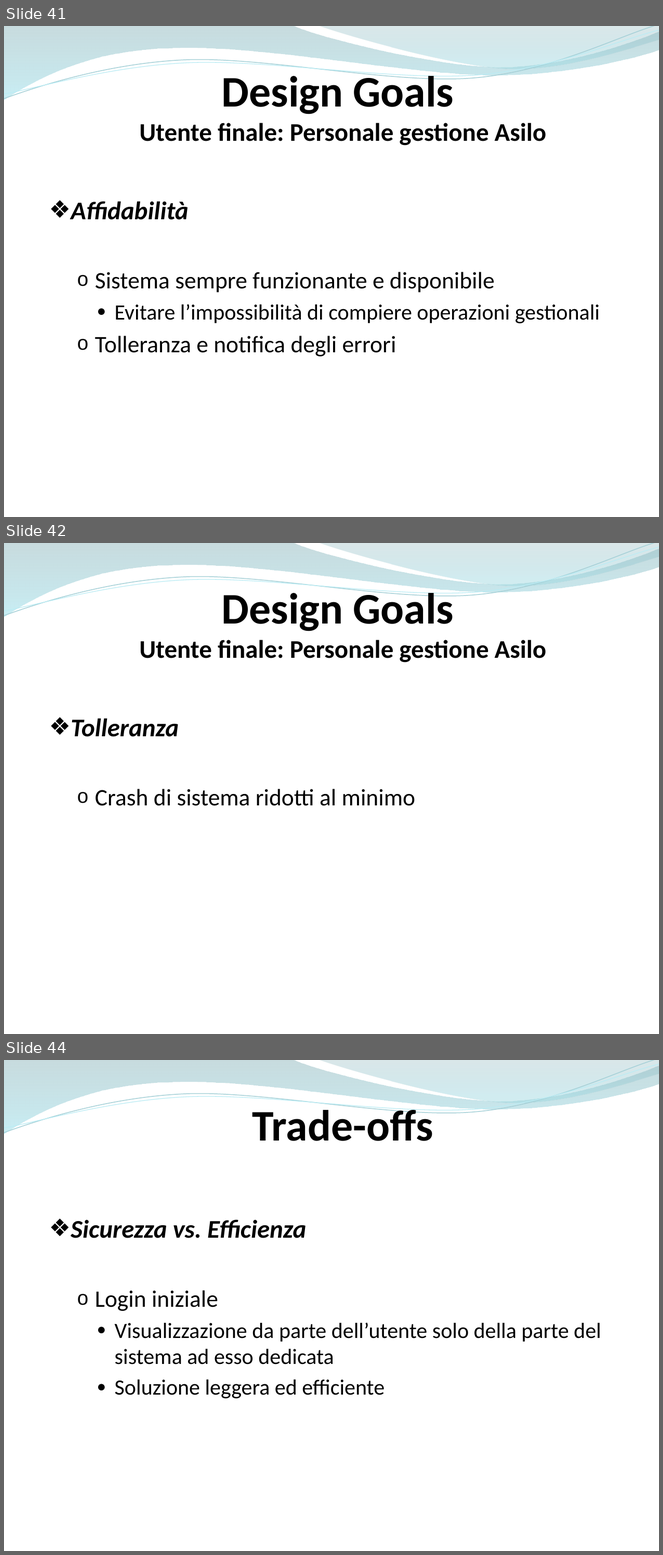
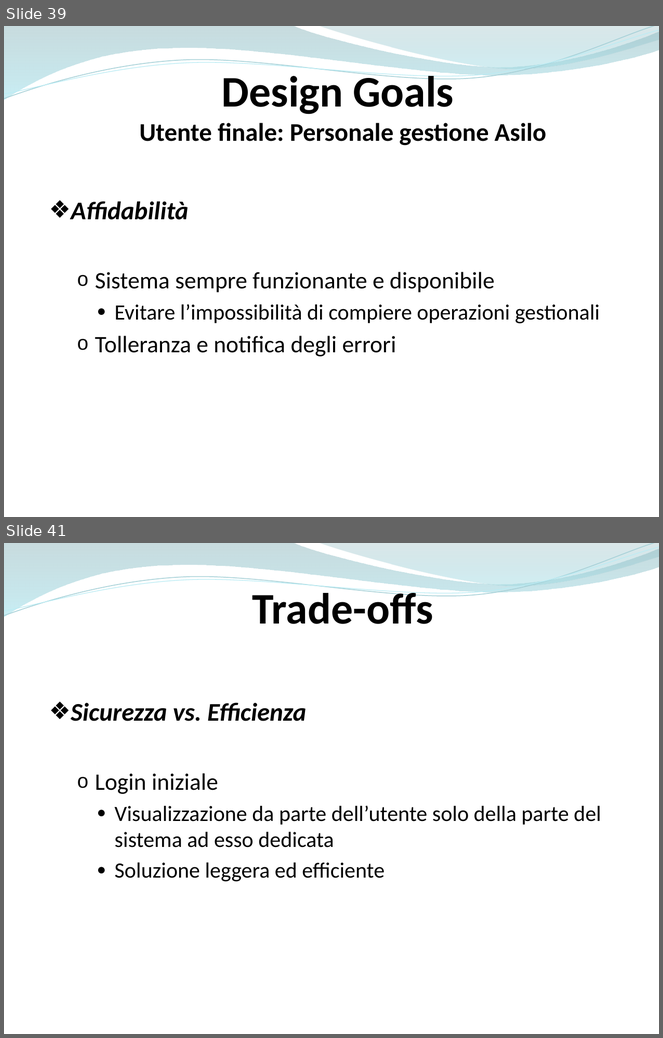
Before and after one commit to ammirate/at-silo, a slide deck: Presentazione/Atsilo1/[BOZZA] Atsilo_A_PresentazioneFinale copia.pptx. Shown one above the other, each under a label of ours: slides 41, 42 and 44 before the commit, slides 39 and 41 after it; the slides between them are not shown. The pictures are 663x1555 and 663x1038 pixels, drawn with LibreOffice and Linux fonts; fonts in the diff are those of the drawing. Boxes give left, top, right and bottom in pixels: in the first picture for what was removed or moved away, otherwise in the second. Text is boxed around its words. In the diff, an @@ line names an element or a change of style, - is before the commit and + after.

```diff
--- a/Presentazione/Atsilo1/[BOZZA] Atsilo_A_PresentazioneFinale copia.pptx
+++ b/Presentazione/Atsilo1/[BOZZA] Atsilo_A_PresentazioneFinale copia.pptx
@@ slide 42 removed at (4, 543, 659, 1034), background #FFFFFF; not listed: 4 template elements that a slide beside it also shows @@
@@ text removed at (139, 588, 546, 663) @@
-Design Goals
-Utente finale: Personale gestione Asilo
@@ text removed at (71, 718, 415, 806) @@
-❖ Tolleranza
-  o Crash di sistema ridotti al minimo
@@ what was slide 41 is now slide 39 @@
@@ what was slide 44 is now slide 41 @@
```
Also in this commit, not shown: 11 slides changed, 2 other slides removed.
